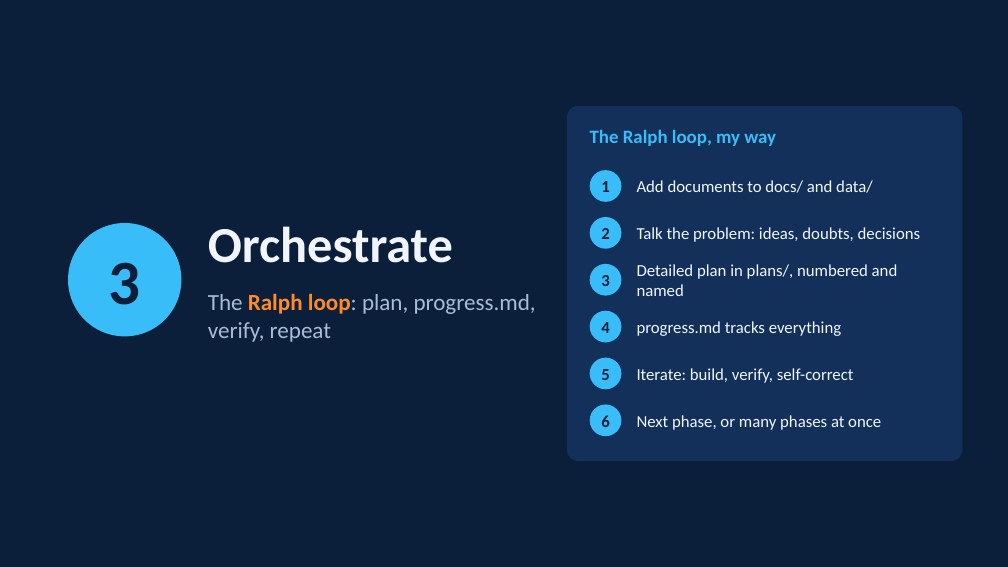
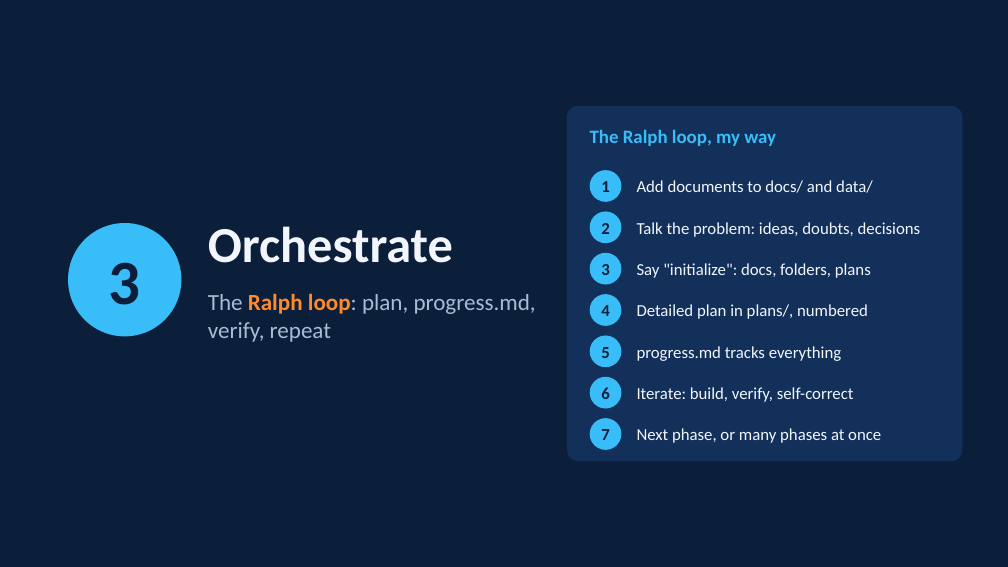
Before and after one commit to HinePo/ai-agent-learning-path, a slide deck: slide 15 of resources/claude_code_vscode_tricks.pptx. Drawn at 1008x567 pixels with LibreOffice and Linux fonts; fonts in the diff are those of the drawing. Boxes give left, top, right and bottom in pixels: in the first picture for what was removed or moved away, otherwise in the second. Text is boxed around its words. In the diff, an @@ line names an element or a change of style, - is before the commit and + after.

```diff
--- a/resources/claude_code_vscode_tricks.pptx
+++ b/resources/claude_code_vscode_tricks.pptx
@@ ellipse "2": place and size @@
-ellipse "2" at <box>590,217,622,249</box>
+ellipse "2" at <box>590,212,622,243</box>
@@ text "Talk the problem: ideas, doubts, ...": place and size @@
-text "Talk the problem: ideas, doubts, ..." at <box>637,227,921,242</box>
+text "Talk the problem: ideas, doubts, ..." at <box>637,222,921,237</box>
@@ ellipse "3": place and size @@
-ellipse "3" at <box>590,264,622,296</box>
+ellipse "3" at <box>590,253,622,284</box>
@@ text added at <box>637,263,871,278</box>, 16 pt, text #F2F6FC @@
+Say "initialize": docs, folders, plans
@@ ellipse "4": place and size @@
-ellipse "4" at <box>590,311,622,343</box>
+ellipse "4" at <box>590,294,622,326</box>
@@ text at <box>637,304,868,319</box>: text changed @@
-Detailed plan in plans/, numbered and named
+Detailed plan in plans/, numbered
@@ ellipse "5": place and size @@
-ellipse "5" at <box>590,358,622,389</box>
+ellipse "5" at <box>590,336,622,368</box>
@@ text "progress.md tracks everything": place and size @@
-text "progress.md tracks everything" at <box>637,321,841,336</box>
+text "progress.md tracks everything" at <box>637,346,841,361</box>
@@ ellipse "6": place and size @@
-ellipse "6" at <box>590,405,622,436</box>
+ellipse "6" at <box>590,377,622,408</box>
@@ text "Iterate: build, verify, self-correct": place and size @@
-text "Iterate: build, verify, self-correct" at <box>637,368,854,383</box>
+text "Iterate: build, verify, self-correct" at <box>637,387,854,402</box>
@@ ellipse added at <box>590,418,622,450</box>, fill #38BDF8, 16 pt, text #0B1F3A, bold @@
+7
@@ text "Next phase, or many phases ...": place and size @@
-text "Next phase, or many phases ..." at <box>637,415,881,430</box>
+text "Next phase, or many phases ..." at <box>637,428,881,443</box>
```
Also in this commit, not shown: 5 other slides changed, 1 slide added, 1 other file.
